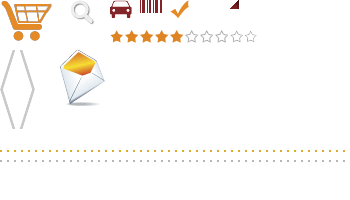
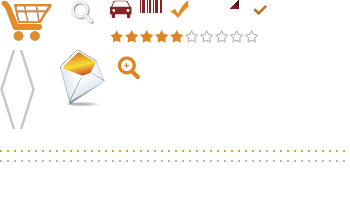
Two versions of the same layered image (350×200). Layer-by-layer changes:
added layer "Layer 17" above "Layer 18" over (253, 5, 267, 15)
added layer "Layer 18" above "Layer 19" over (230, 30, 259, 43)
added layer "Layer 19" above "Layer 16" over (118, 56, 140, 79)
painted on "Layer 16" over (230, 30, 257, 43)
